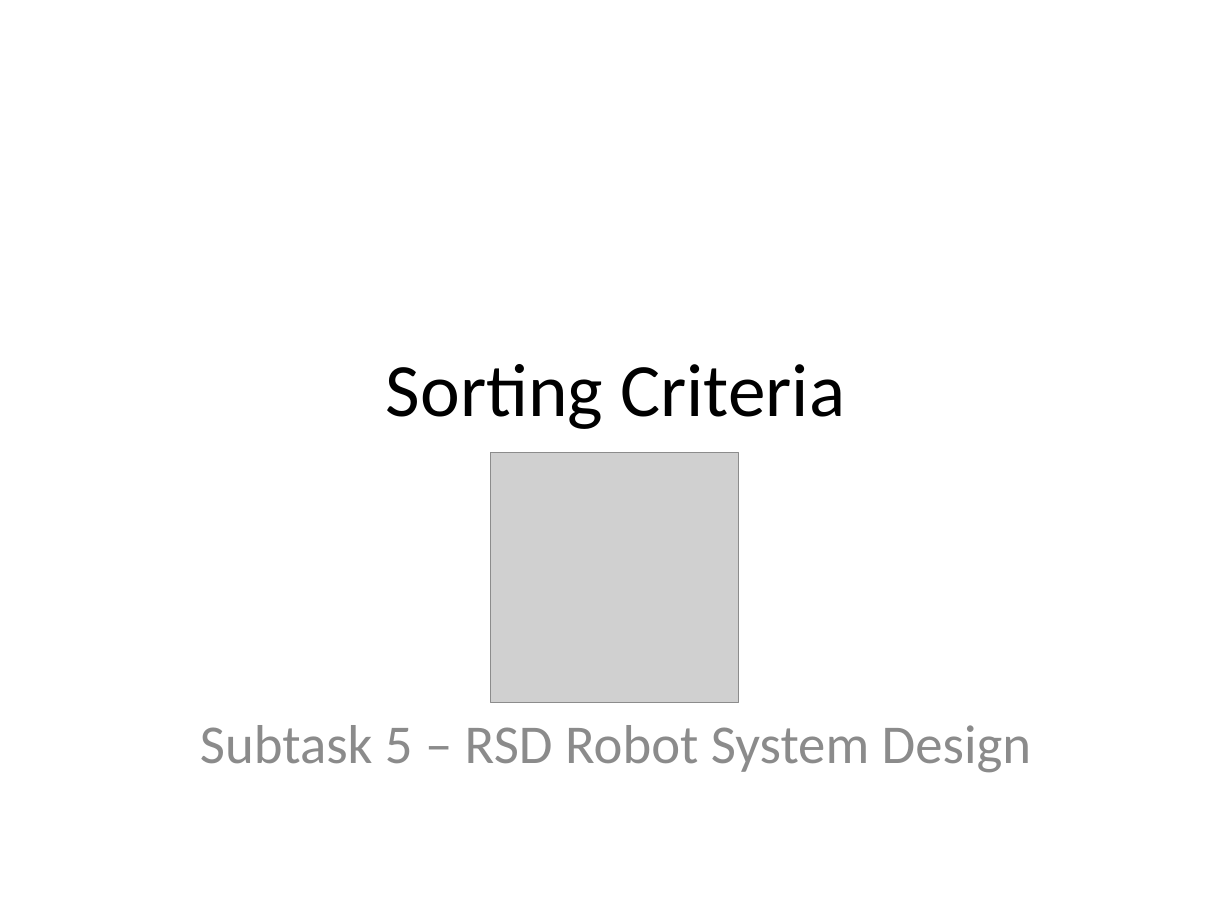
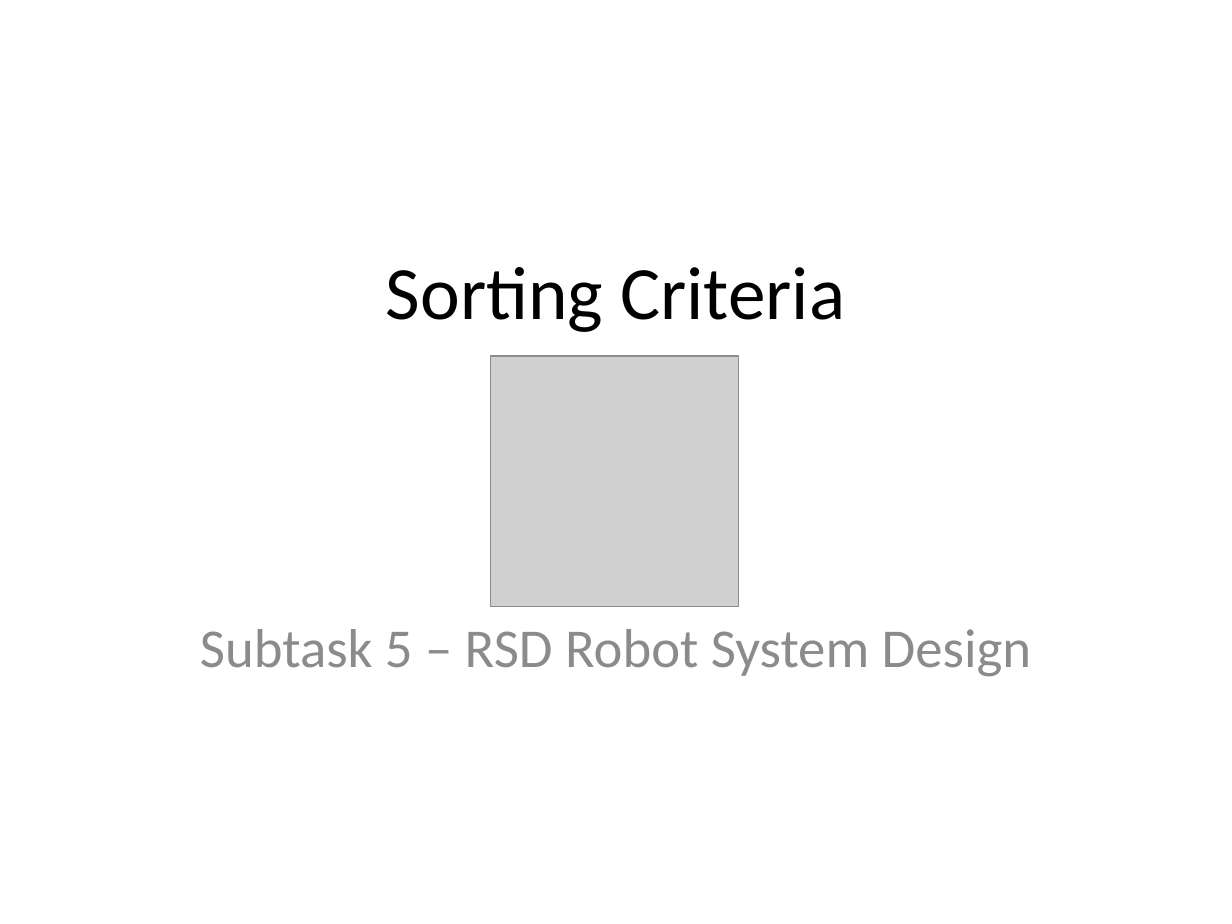
Before and after one commit to isurup/kalle-martin-group, a slide deck: slide 1 of RSD1/presentation/ExamPresentation.pptx. Drawn at 1232x924 pixels with LibreOffice and Linux fonts; fonts in the diff are those of the drawing; grey boxes stand for pictures. Boxes give left, top, right and bottom in pixels: in the first picture for what was removed or moved away, otherwise in the second. Text is boxed around its words. In the diff, an @@ line names an element or a change of style, - is before the commit and + after.

```diff
--- a/RSD1/presentation/ExamPresentation.pptx
+++ b/RSD1/presentation/ExamPresentation.pptx
@@ 1 picture, 1 title, 1 subtitle: place and size @@
-1 picture, 1 title, 1 subtitle at [200, 364, 1031, 773]
+1 picture, 1 title, 1 subtitle at [200, 267, 1031, 677]
```
